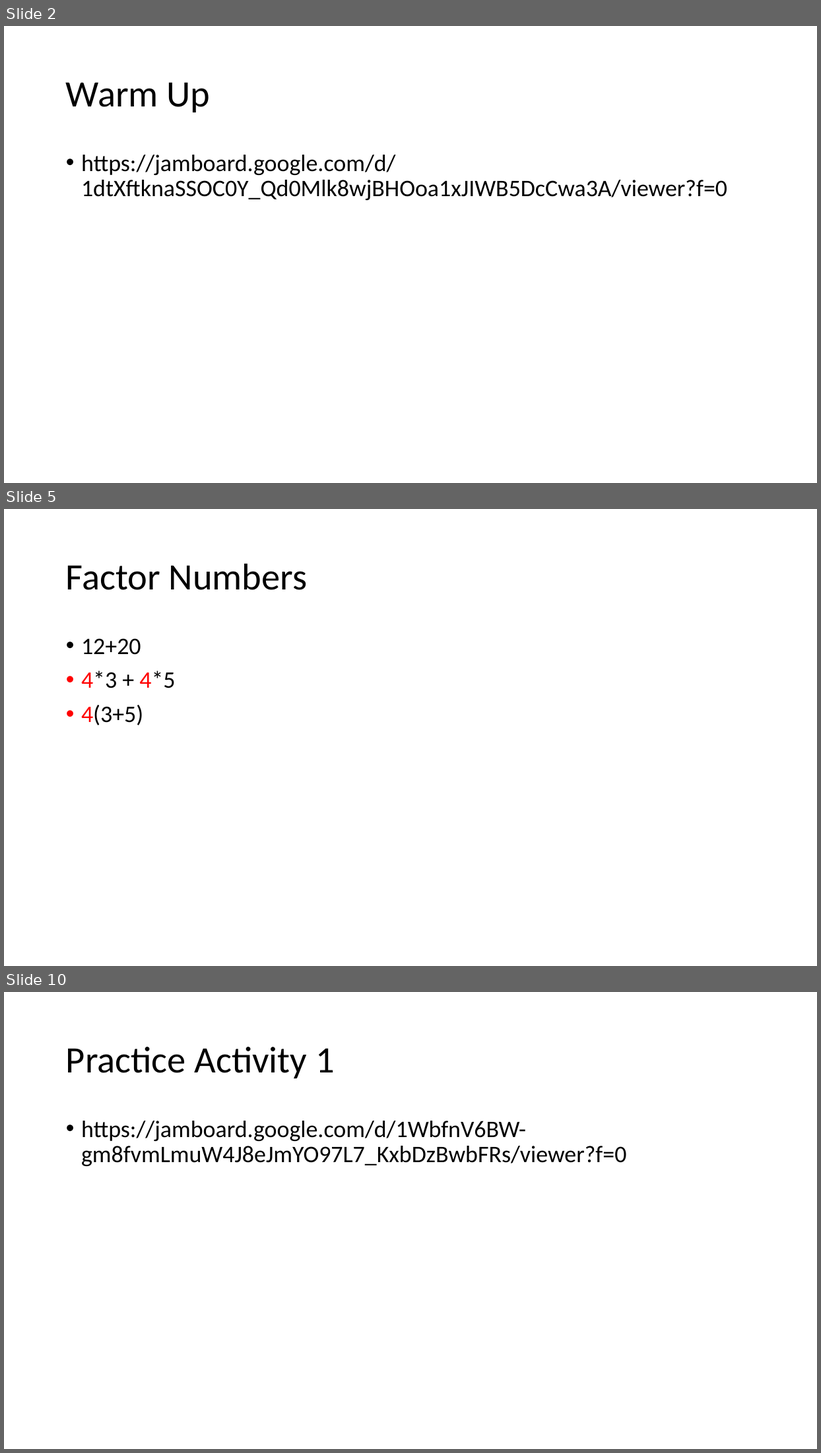
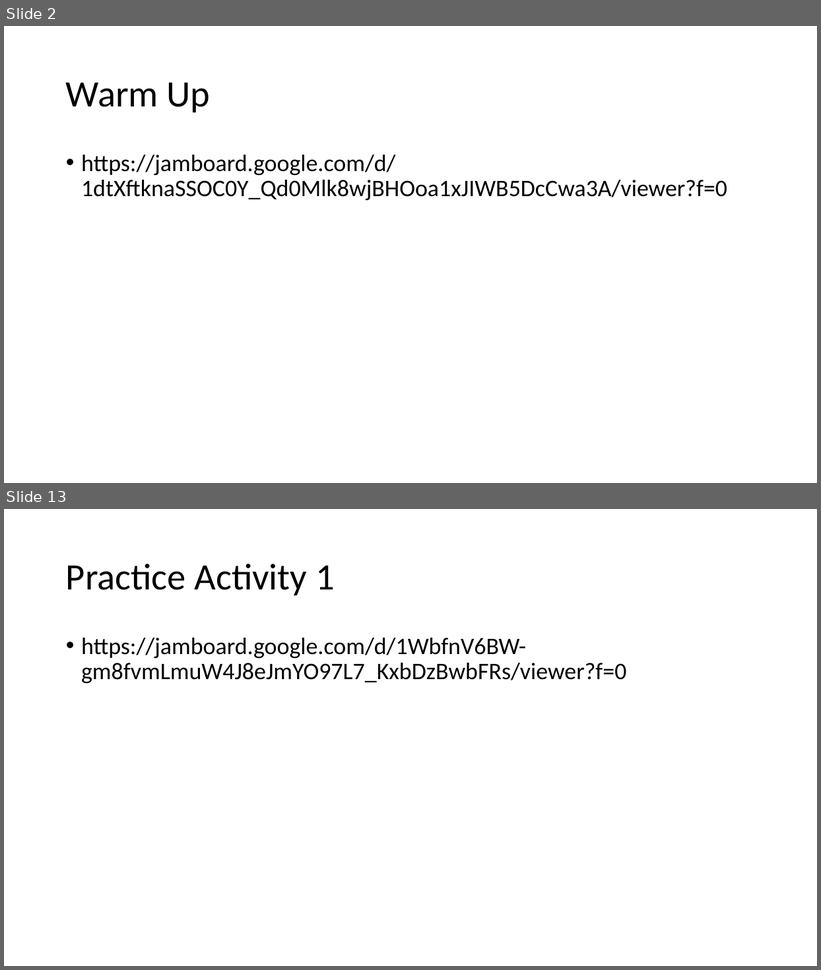
Before and after one commit to millerdoug/notes, a slide deck: MiniLesson.pptx. Shown one above the other, each under a label of ours: slides 2, 5 and 10 before the commit, slides 2 and 13 after it; the slides between them are not shown. The pictures are 821x1453 and 821x970 pixels, drawn with LibreOffice and Linux fonts; fonts in the diff are those of the drawing. Boxes give left, top, right and bottom in pixels: in the first picture for what was removed or moved away, otherwise in the second. Text is boxed around its words. In the diff, an @@ line names an element or a change of style, - is before the commit and + after.

```diff
--- a/MiniLesson.pptx
+++ b/MiniLesson.pptx
@@ slide 5 removed at <box>4,509,817,966</box>, background #FFFFFF @@
@@ title removed at <box>66,563,308,590</box> @@
-Factor Numbers
@@ text removed at <box>81,638,175,725</box> @@
-• 12+20
-• 4*3 + 4*5
-• 4(3+5)
@@ what was slide 10 is now slide 13 @@
```
Also in this commit, not shown: 4 slides changed, 6 slides added, 2 other slides removed, 1 other file.
